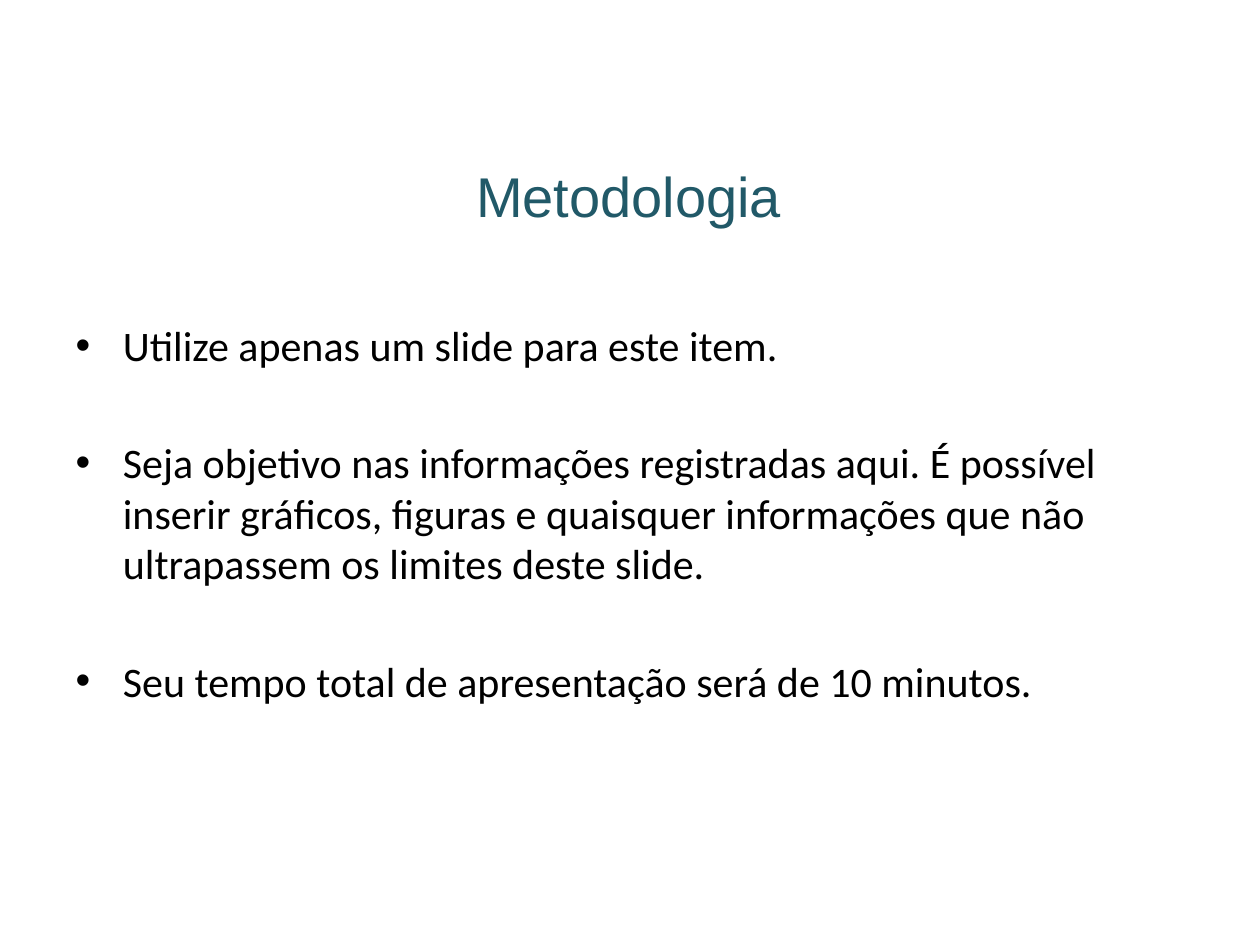
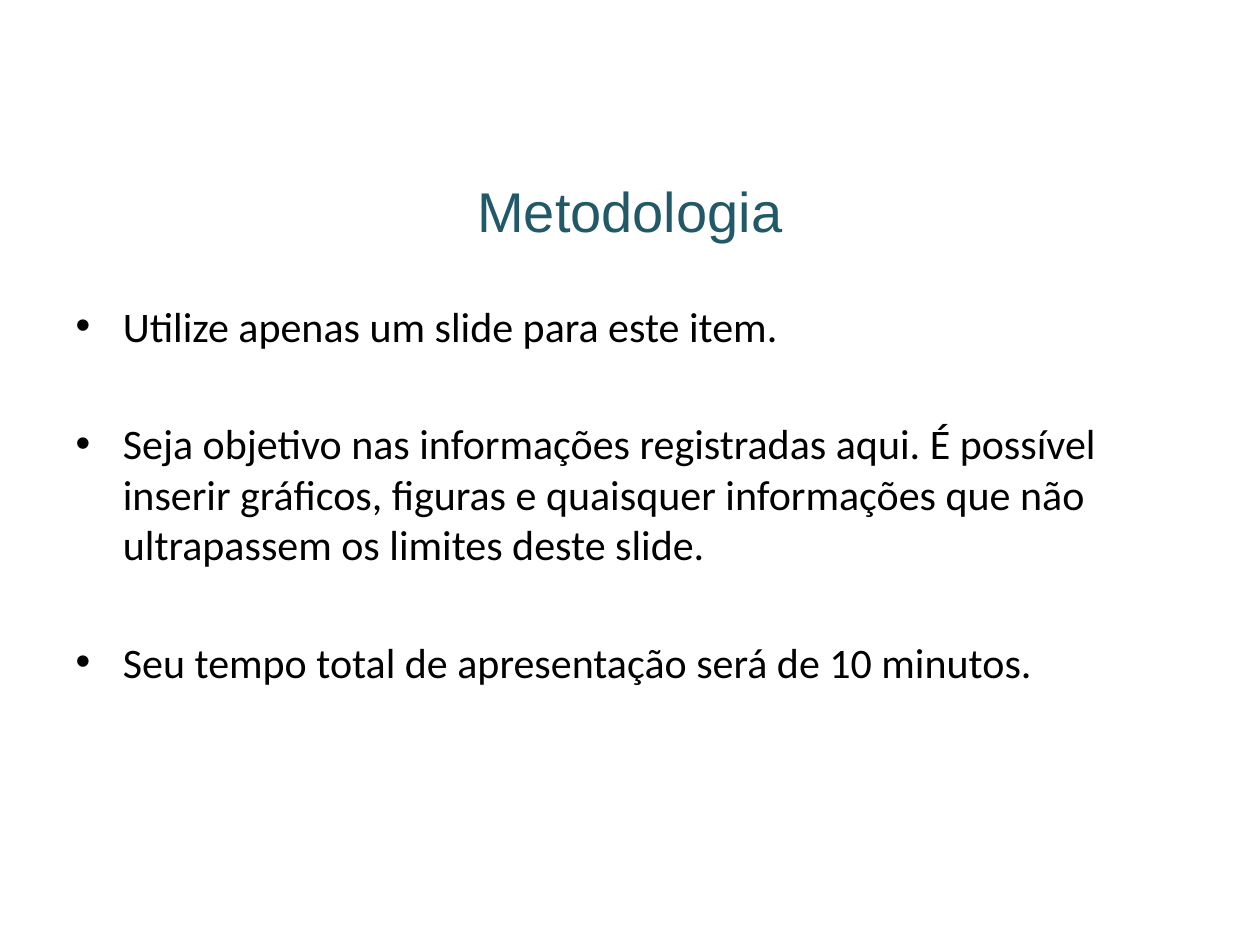
Before and after one commit to ccsa-ufrn/entbl-2021, a slide deck: slide 3 of src/assets/ng2/download/resumos_expandidos/template_apresentacao_slides.pptx. Drawn at 1260x945 pixels with LibreOffice and Linux fonts; fonts in the diff are those of the drawing; background and template pictures are left out. Boxes give left, top, right and bottom in pixels: in the first picture for what was removed or moved away, otherwise in the second. Text is boxed around its words. In the diff, an @@ line names an element or a change of style, - is before the commit and + after.

```diff
--- a/src/assets/ng2/download/resumos_expandidos/template_apresentacao_slides.pptx
+++ b/src/assets/ng2/download/resumos_expandidos/template_apresentacao_slides.pptx
@@ title "Metodologia": place and size @@
-title "Metodologia" at box(476, 176, 781, 227)
+title "Metodologia" at box(477, 191, 782, 243)
@@ text "Utilize apenas um slide para ...": place and size @@
-text "Utilize apenas um slide para ..." at box(123, 331, 1096, 704)
+text "Utilize apenas um slide para ..." at box(123, 312, 1096, 685)
```
Also in this commit, not shown: 5 other slides changed, 11 other files.
